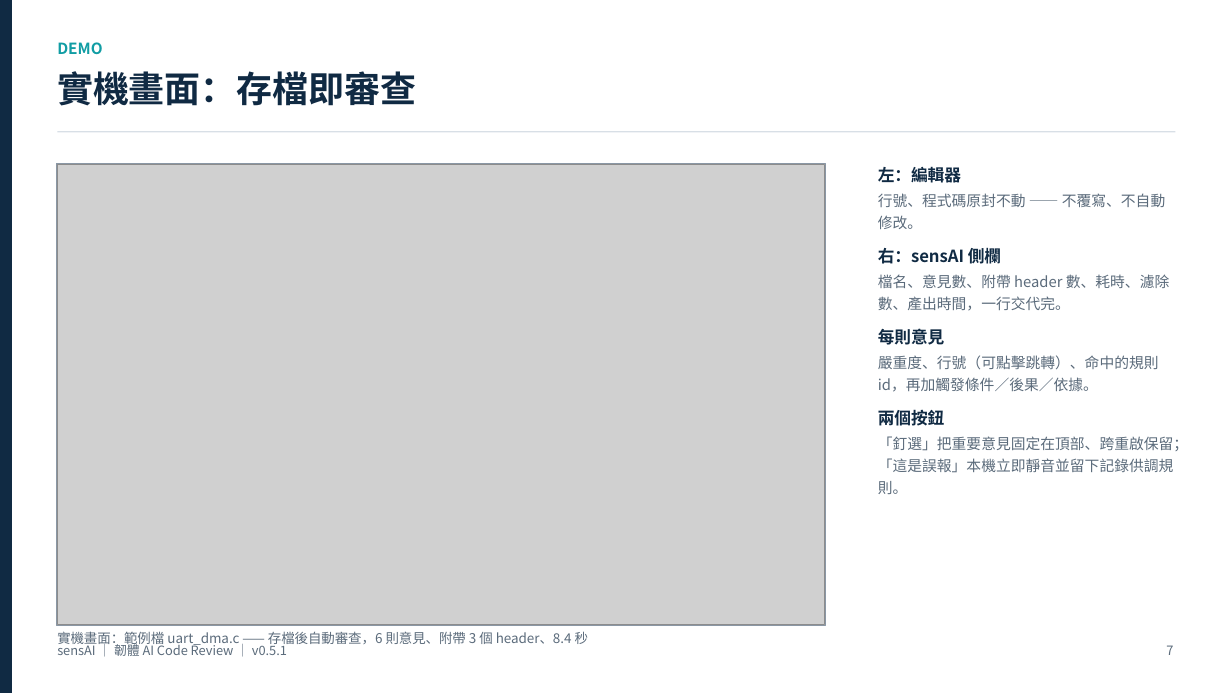
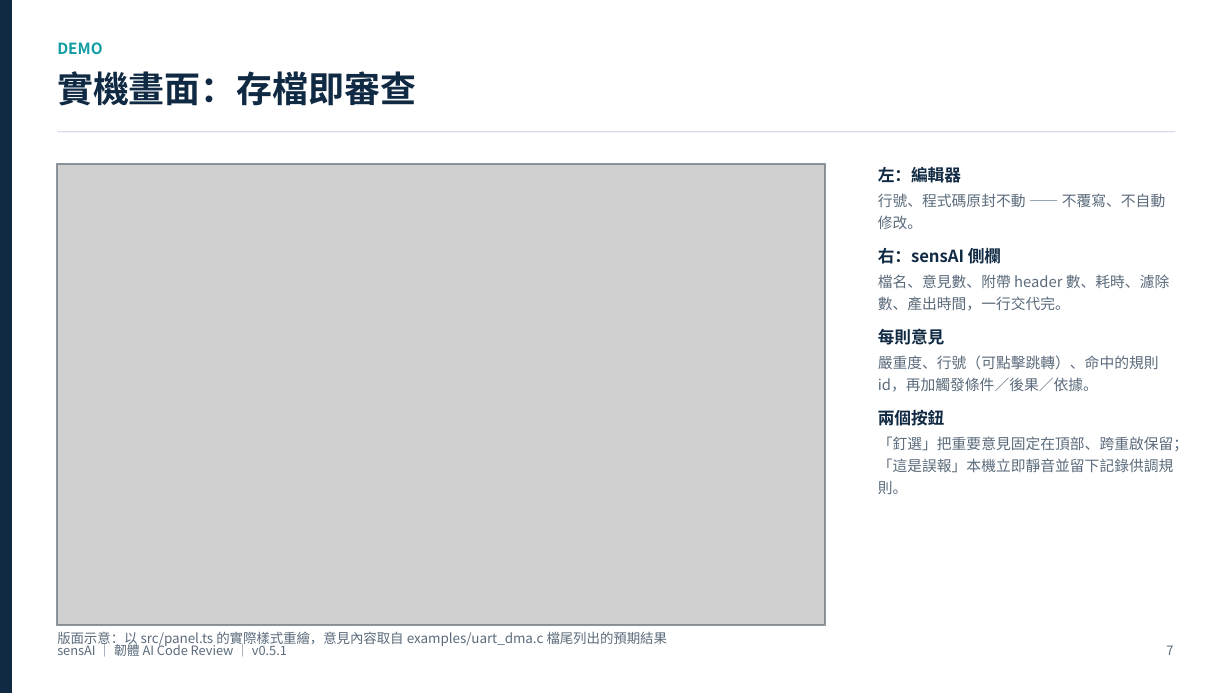
Before and after one commit to kevintsou/sensAI, a slide deck: slide 7 of docs/sensAI_報告.pptx. Drawn at 1232x693 pixels with LibreOffice and Linux fonts; fonts in the diff are those of the drawing; grey boxes stand for pictures. Boxes give left, top, right and bottom in pixels: in the first picture for what was removed or moved away, otherwise in the second. Text is boxed around its words. In the diff, an @@ line names an element or a change of style, - is before the commit and + after.

```diff
--- a/docs/sensAI_報告.pptx
+++ b/docs/sensAI_報告.pptx
@@ text at [57, 631, 667, 647]: text changed @@
-實機畫面：範例檔 uart_dma.c —— 存檔後自動審查，6 則意見、附帶 3 個 header、8.4 秒
+版面示意：以 src/panel.ts 的實際樣式重繪，意見內容取自 examples/uart_dma.c 檔尾列出的預期結果
```
Also in this commit, not shown: 2 other slides changed, 1 slide added, 2 other files.
